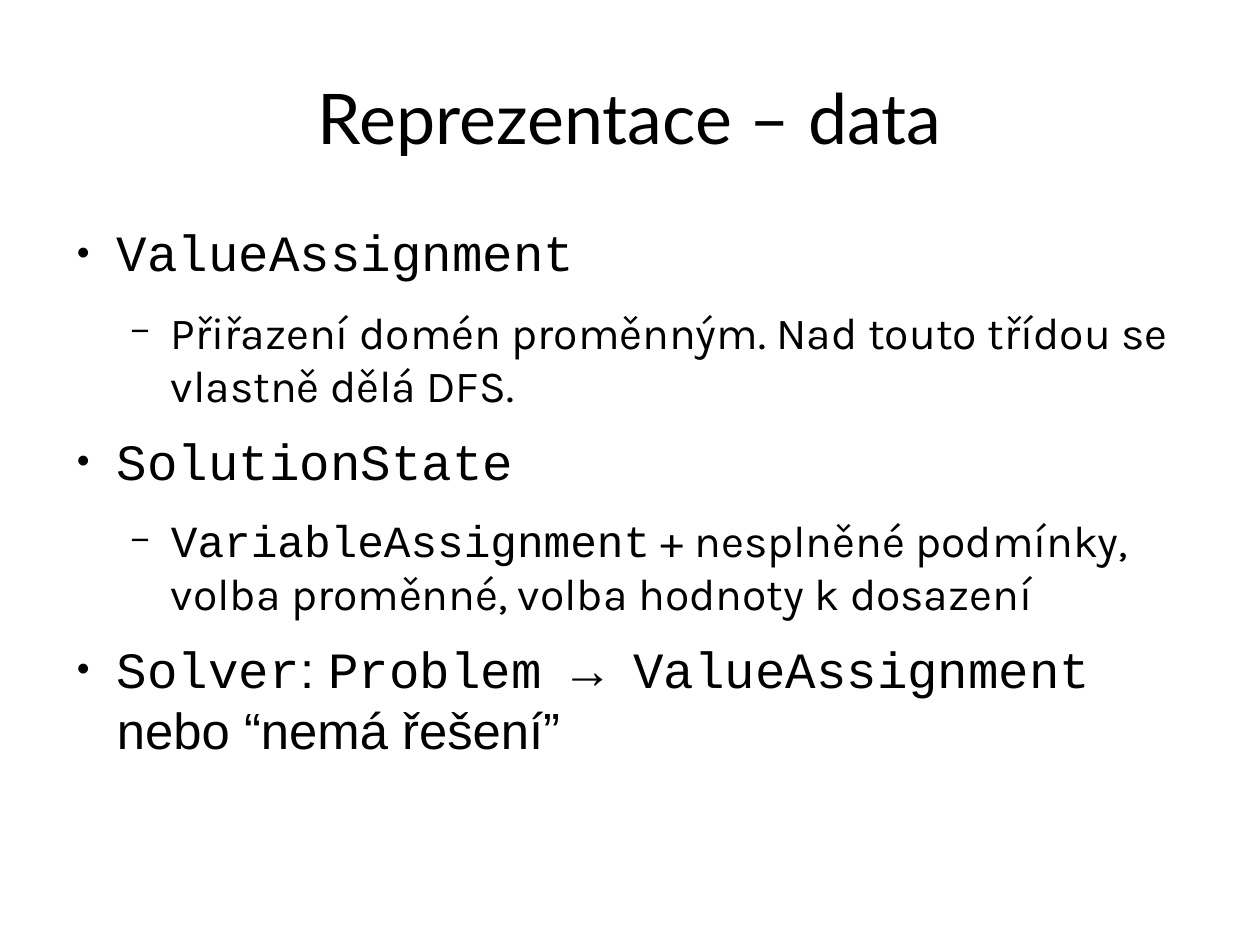
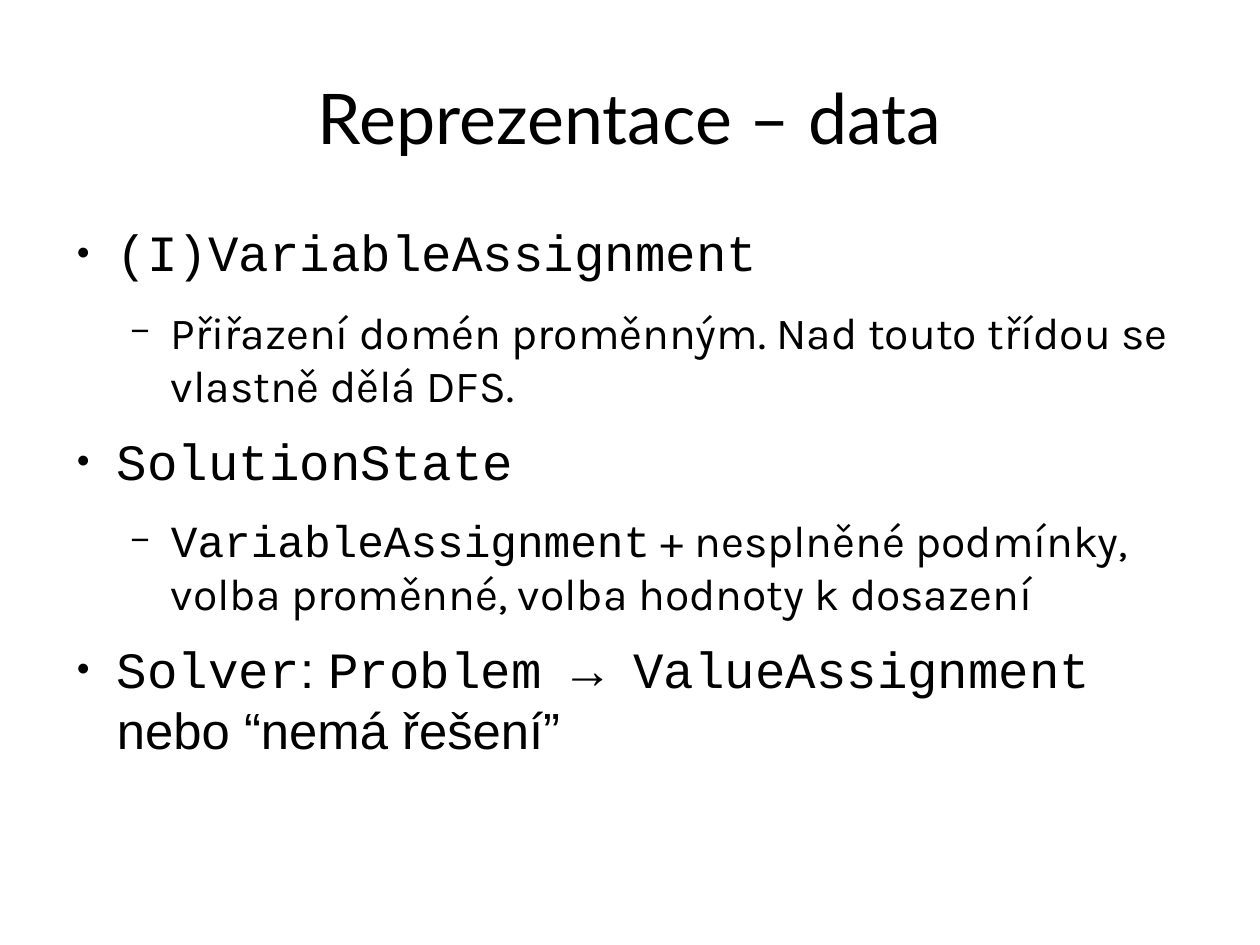
Before and after one commit to MichalPokorny/compulsive-skin-picking, a slide deck: slide 6 of csp.odp. Drawn at 1260x945 pixels with LibreOffice and Linux fonts; fonts in the diff are those of the drawing. Boxes give left, top, right and bottom in pixels: in the first picture for what was removed or moved away, otherwise in the second. Text is boxed around its words. In the diff, an @@ line names an element or a change of style, - is before the commit and + after.

```diff
--- a/csp.odp
+++ b/csp.odp
@@ text at [117, 235, 757, 282]: text changed @@
-● ValueAssignment
+● (I)VariableAssignment
```
Also in this commit, not shown: 5 other slides changed, 1 slide added, 9 other files.
